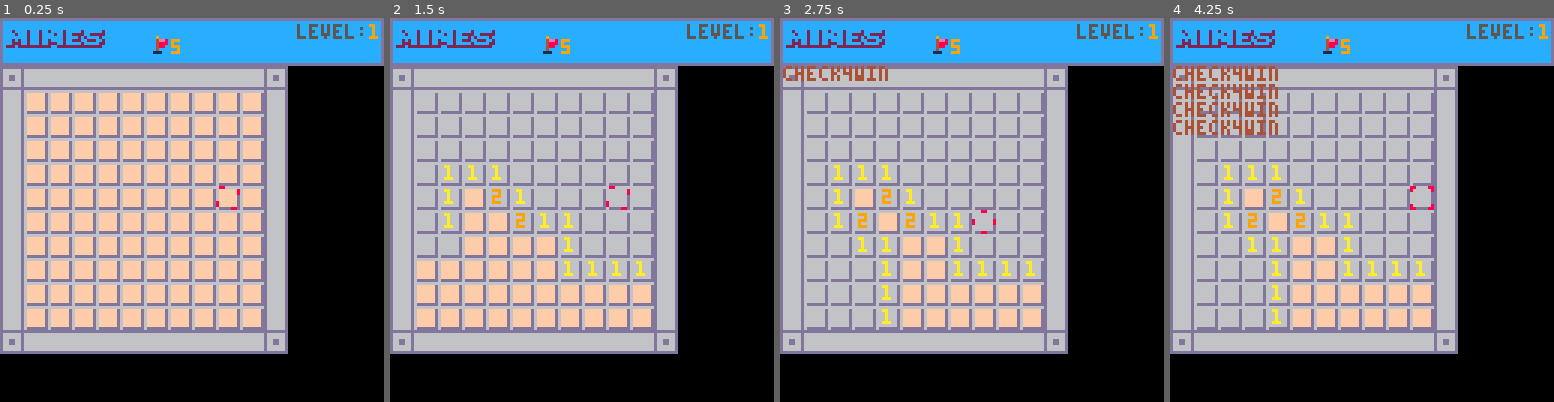
Above: before the commit, frames 1-4 (left to right).
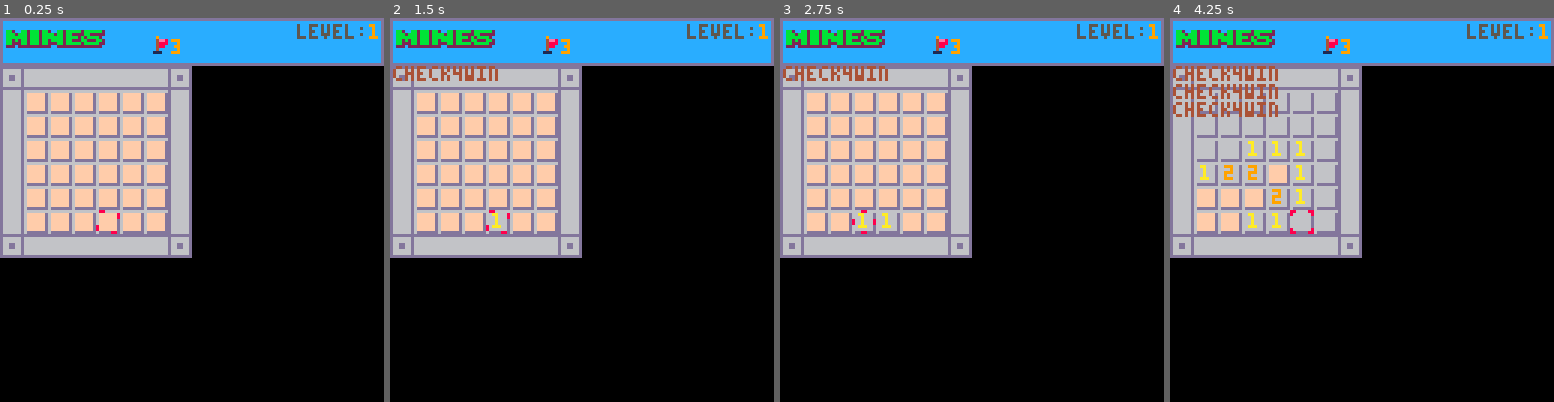
Above: after the commit, the same moments.

Repository: brettski/pico-8
Game: PICO-8 cartridge mines_v2.p8
Same seed, same stepped clock (60 frames per second), same inputs: the game is played once before the commit and once after it.
Inputs:
- Up to frame 1 (0.25 s): no input
- Up to frame 2 (1.5 s): tap O (Z key) at 0.33, 0.7, 1.43 s; tap X (X key) at 1.07 s
- Up to frame 3 (2.75 s): hold Left 1.97-2.37 s; tap X (X key) at 2.07, 2.4, 2.73 s; tap O (Z key) at 2.22 s; hold Down from 2.42 s (still down)
- Up to frame 4 (4.25 s): release Down at 2.82 s; hold Right 2.87-3.53 s; tap X (X key) every 0.33 s from 3.07 to 4.07 s; tap O (Z key) at 3.1, 3.98 s; hold Up 3.58-4.08 s; hold Right from 4.13 s (still down)

The runs differ from the first frame. In frame 1, 36% of the frame differs, in the area x 0-75%, y 3-88%; in frame 2, 42%; in frame 3, 42%; in frame 4, 36%.

Commit message:
fix start positioning, add window function and arry

Diff:
--- a/mines_v2.p8
+++ b/mines_v2.p8
@@ -20,6 +20,7 @@
 function _draw()
 	camera(cam_x,cam_y)
  _drw()
+ drawindow() --dont like this here
  drawdebug()
  --camerabox()
 end
@@ -28,12 +29,12 @@
 
 function setinitvars()
 	gfieldx=0 --x game field end
-	gfieldy=0 --logic only no draw offset
+	gfieldy=0  --logic only no draw offset
 	glevel=1  --game level
 	bombcount=0
 	flgcount=0
 	xoff,yoff=0,2 --offset for border
- cxoff,cxoff=xoff*8,yoff*8
+ txoff,tyoff=xoff*8,yoff*8
  cam_x,cam_y=0,0 --camera xy
  cbox_x=dcbox_x --camera box
  cbox_y=dcbox_y
@@ -50,22 +51,26 @@
 	bombs={}
 	field={}
 	ckstack={} --tiles to check
+	windows={} --dialogs&menu 2 display
 	debug={}
 	local lvl=glevels[glevel]
 	gfieldx=lvl.x --logic max
 	gfieldy=lvl.y
 	gfdrawx=gfieldx+xoff --tile max
  gfdrawy=gfieldy+yoff
- --Camera will only need to move
+ --camera will only need to move
  --if field is larger than view
  maxcamx=max(gfdrawx*8-56-(dcbox_x1-dcbox_x),0)
  maxcamy=max(gfdrawy*8-56-(dcbox_y1-dcbox_y),0)
 	bombcount=lvl.b
  flgcount=bombcount
- --plr move position
+ --plr initial position
+ --within field or camera view
 	plr_mx,plr_my=getrandpoint(
-	 cbox_tx1,cbox_ty1,
-	 cbox_tx,cbox_ty
+	 min(cbox_tx1,gfdrawx),
+	 min(cbox_ty1,gfdrawy),
+	 max(cbox_tx,xoff+1),
+	 max(cbox_ty,yoff+1)
  )
  --plr select position
 	plr_sx,plr_sy=plr_mx,plr_my
@@ -316,6 +321,34 @@
  end
 end
 
+function drawindow()
+ for w in all(windows) do
+  local wx,wy,ww,wh=w.x,w.y,w.w,w.h
+  rectfill(wx,wy,wx+ww-1,wy+wh-1,9)
+  rect(wx+1,wy+1,wx+ww-2,wy+wh-2,12)
+
+  wx+=3
+  wy+=4
+  clip(wx,wy,ww-6,wh-4)
+  for txt in all(w.txt) do
+   print(txt,wx,wy,5)
+   wy+=6
+  end
+  clip()
+  if w.dur then
+   w.dur-=1
+   if w.dur<=0 then
+    local dif=w.h/2
+    w.y+=dif/2
+    w.h-=dif
+    if w.h<3 then
+     del(windows,w)
+    end
+   end
+  end
+ end
+end
+
 
 --debug stuff--
 function drawdebug()
@@ -427,7 +460,9 @@
 function loaddata()
  --game levels
 	glevels={
+	 {x=6,y=6,b=3},
 		{x=10,y=10,b=5},
+		{x=10,y=10,b=10},
 		{x=15,y=10,b=15},
 		{x=15,y=15,b=22},
 		{x=20,y=20,b=40},
@@ -523,6 +558,21 @@
  end
 end
 
+-->8
+--ui
+
+function addwindow(_x,_y,_w,_h,_txt)
+ local w={
+  x=_x,
+  y=_y,
+  w=_w,
+  h=_h,
+  txt=_txt,
+ }
+ add(windows,w)
+ return w
+end
+
 __gfx__
 00000000880000880880000000088000000008800000000000000000000000000000000000000000000000000000000000000000000000000000000000000000
 00000000800000080000000800000000800000000000000000000000000000000000000000000000000000000000000000000000000000000000000000000000
@@ -560,11 +610,11 @@
 00000000000000000000000000000000000000000000000000000000000000000000000000000000000000000000000000000000000000000000000000000000
 00000000000000000000000000000000000000000000000000000000000000000000000000000000000000000000000000000000000000000000000000000000
 00000000000000000000000000000000000000000000000000000000000000000000000000000000000000000000000000000000000000000000000000000000
-00002000020002002000020000020000002000000000000000000000000000000000000000000000000000000000000000000000000000000000000000000000
-00000200020002000020020022220022222000000000000000000000000000000000000000000000000000000000000000000000000000000000000000000000
-00000000020002000000020000202000020000000000000000000000000000000000000000000000000000000000000000000000000000000000000000000000
-00002020020002002000020022200222002000000000000000000000000000000000000000000000000000000000000000000000000000000000000000000000
-00002220020002002220020000020000022000000000000000000000000000000000000000000000000000000000000000000000000000000000000000000000
+00bb200bb2bbb2bb200bb2bbbbb2bbbbbb2000000000000000000000000000000000000000000000000000000000000000000000000000000000000000000000
+00bbb2bbb2bbb2bbbb2bb2bb2222bb22222000000000000000000000000000000000000000000000000000000000000000000000000000000000000000000000
+00bbbbbbb2bbb2bbbbbbb2bbbb2b2bbbb20000000000000000000000000000000000000000000000000000000000000000000000000000000000000000000000
+00bb2b2bb2bbb2bb2bbbb2bb222bb222bb2000000000000000000000000000000000000000000000000000000000000000000000000000000000000000000000
+00bb222bb2bbb2bb222bb2bbbbb2bbbbb22000000000000000000000000000000000000000000000000000000000000000000000000000000000000000000000
 00222022222222222002222222222222220000000000000000000000000000000000000000000000000000000000000000000000000000000000000000000000
 00000000000000000000000000000000000000000000000000000000000000000000000000000000000000000000000000000000000000000000000000000000
 00000000000000000000000000000000000000000000000000000000000000000000000000000000000000000000000000000000000000000000000000000000
